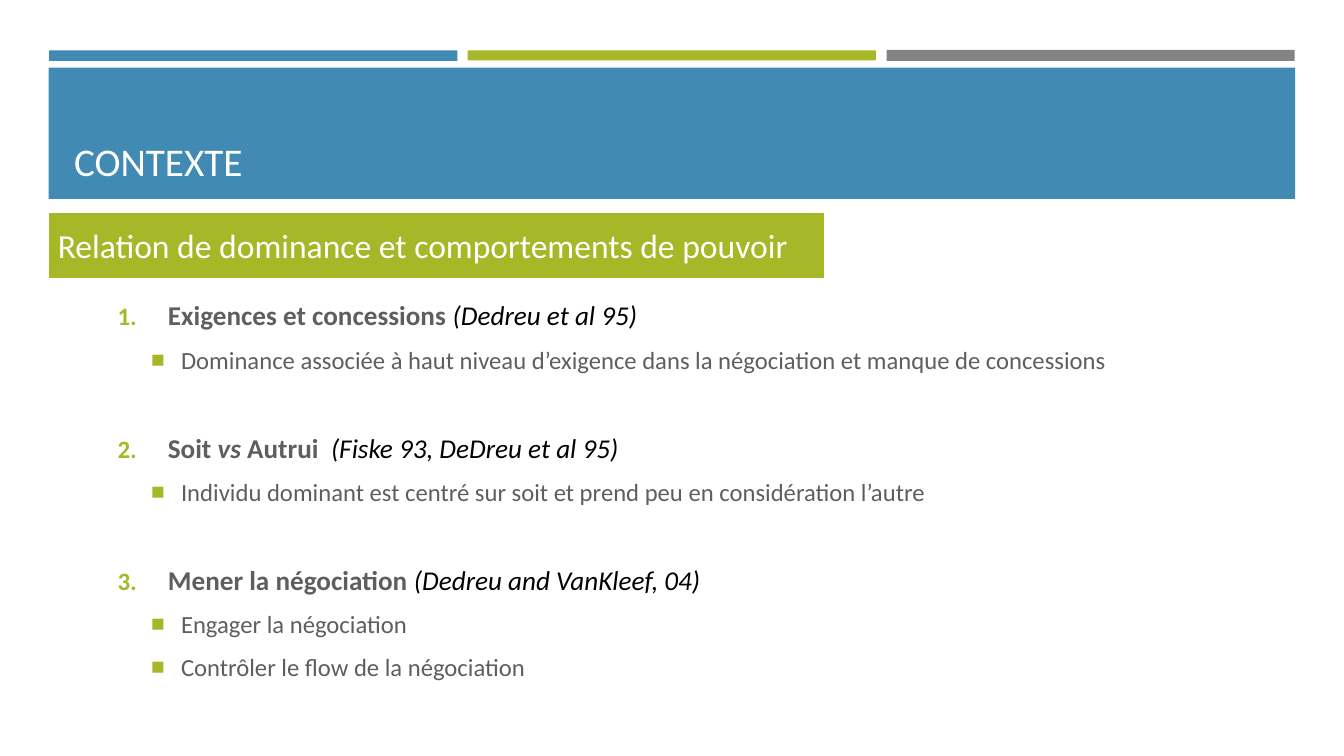
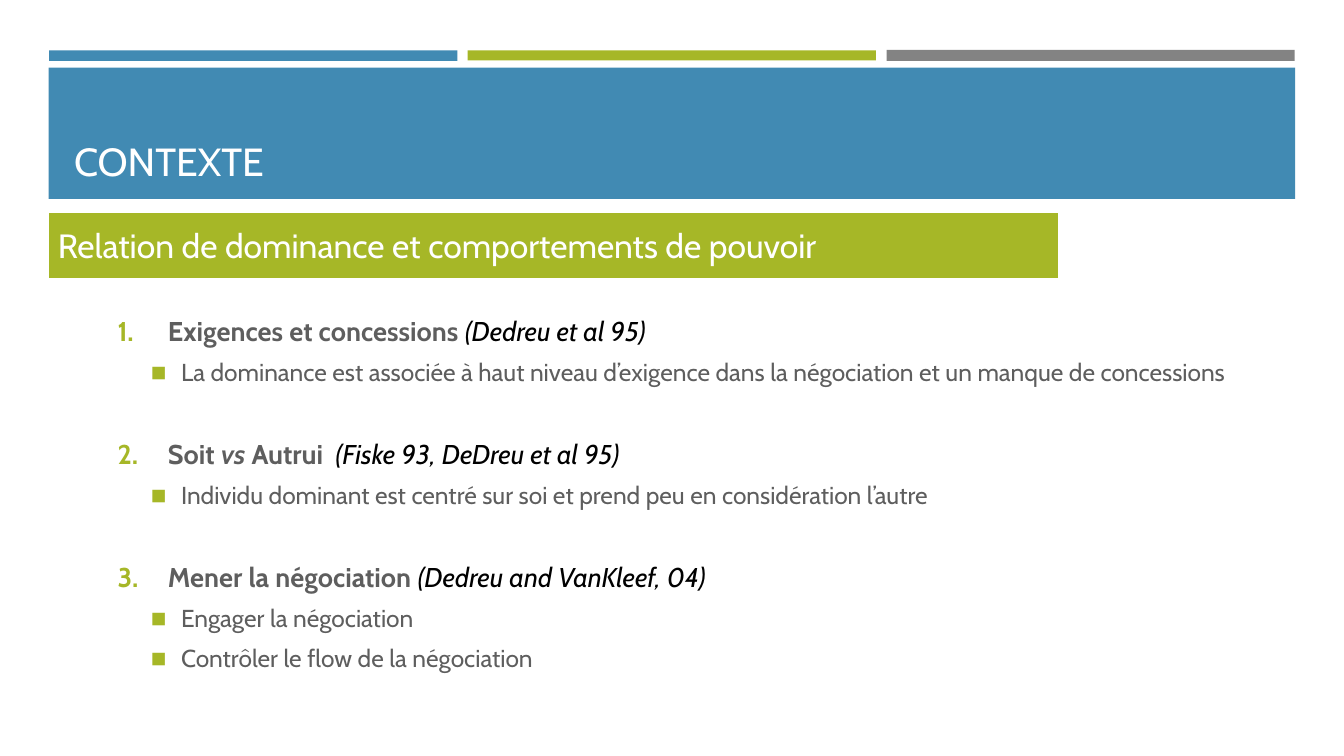
Before and after one commit to Olydia/Discolog, a slide deck: slide 3 of papers/Presentations/Seminaire_CPU/seminaire_13_12.pptx. Drawn at 1344x756 pixels with LibreOffice and Linux fonts; fonts in the diff are those of the drawing. Boxes give left, top, right and bottom in pixels: in the first picture for what was removed or moved away, otherwise in the second. Text is boxed around its words. In the diff, an @@ line names an element or a change of style, - is before the commit and + after.

```diff
--- a/papers/Presentations/Seminaire_CPU/seminaire_13_12.pptx
+++ b/papers/Presentations/Seminaire_CPU/seminaire_13_12.pptx
@@ title "CONTEXTE" at <box>74,148,264,177</box>: font Calibri to Cabin; indent changed @@
@@ rectangle "Relation de dominance et comportements ...": place and size @@
-rectangle "Relation de dominance et comportements ..." at <box>47,211,826,279</box>
+rectangle "Relation de dominance et comportements ..." at <box>47,211,1060,279</box>
@@ rectangle "Relation de dominance et comportements ..." at <box>47,211,1060,279</box>: font Calibri to Cabin @@
@@ text at <box>168,320,706,673</box>: font Calibri to Cabin in "Exigences et concessions (Dedreu et al 95)", "Soit vs Autrui (Fiske 93, DeDreu et ...", "Mener la négociation (Dedreu and VanKleef, 04)", "Engager la négociation" and 1 more places; line spacing 1 to 0.9; less space between paragraphs; bullet ■ to ◼ @@
@@ text at <box>181,362,1225,387</box>: text changed; font Calibri to Cabin @@
-    ■ Dominance associée à haut niveau d’exigence dans la négociation et manque de concessions
+    ◼ La dominance est associée à haut niveau d’exigence dans la négociation et un manque de concessions
@@ text at <box>181,485,928,510</box>: text changed; font Calibri to Cabin @@
-    ■ Individu dominant est centré sur soit et prend peu en considération l’autre
+    ◼ Individu dominant est centré sur soi et prend peu en considération l’autre
```
Also in this commit, not shown: 16 other slides changed, 1 slide added, 1 slide removed, 4 other files.
